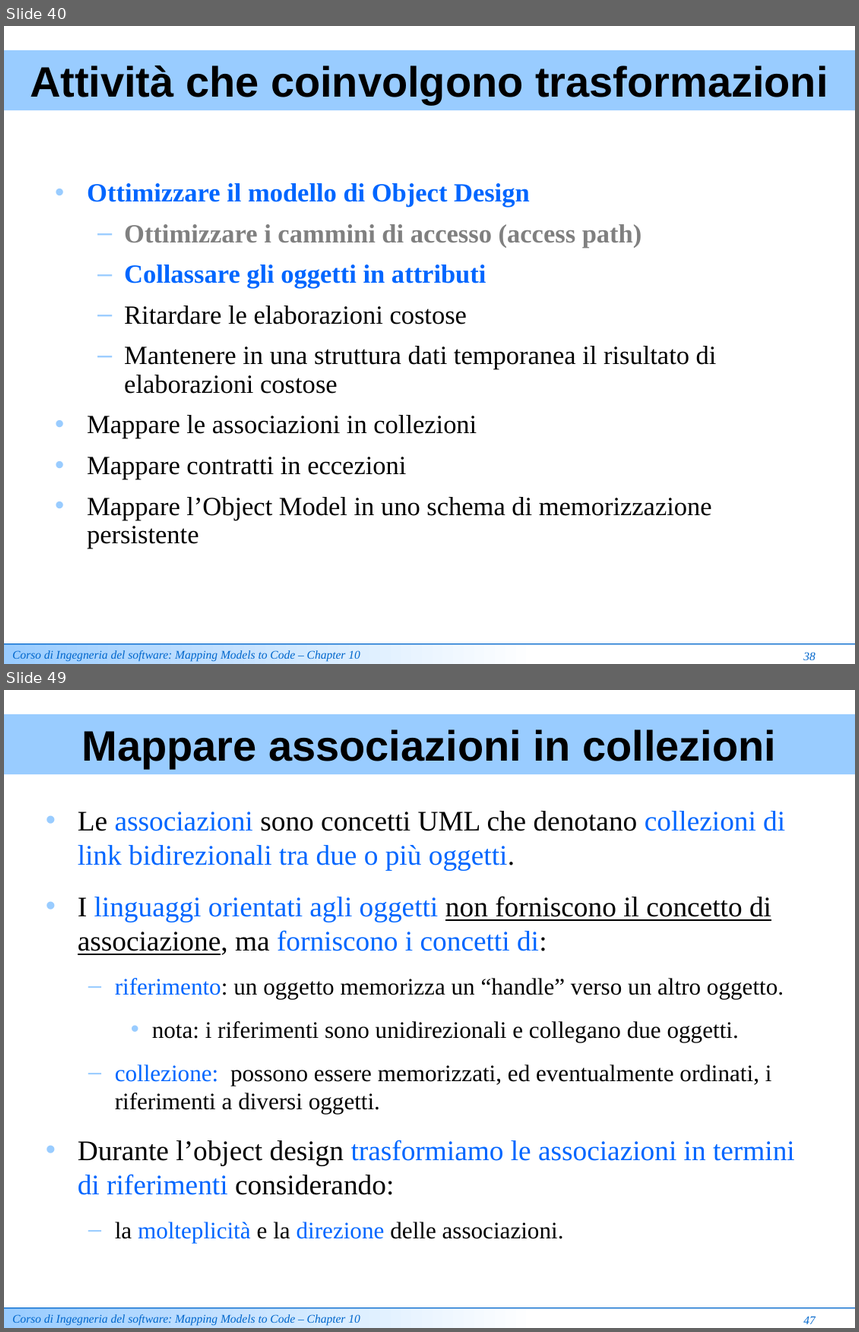
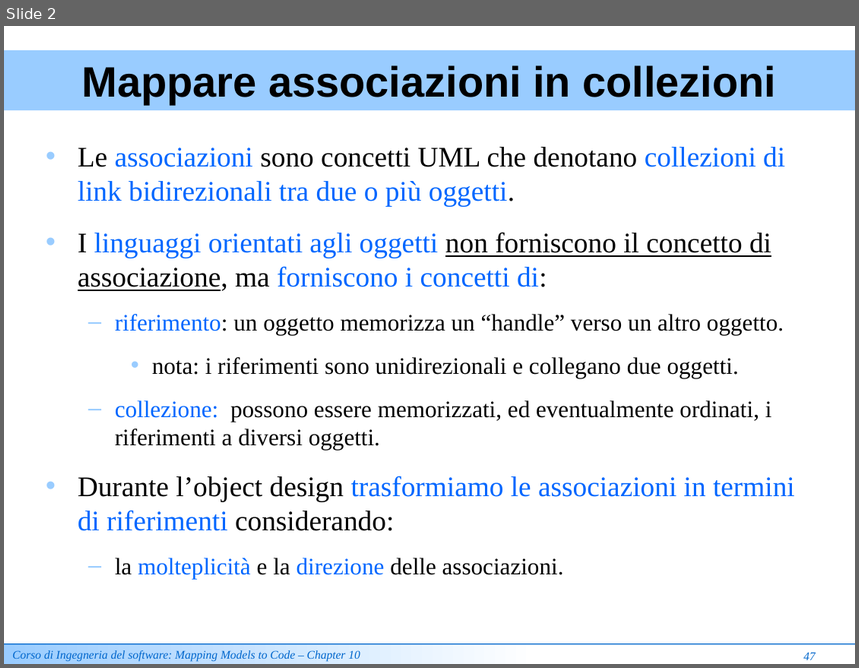
Before and after one commit to ammirate/at-silo, a slide deck: documenti_comuni/Lezione Mapping Models To Code [Review].ppt. Shown one above the other, each under a label of ours: slides 40 and 49 before the commit, slide 2 after it; the slides between them are not shown. The pictures are 859x1332 and 859x668 pixels, drawn with LibreOffice and Linux fonts; fonts in the diff are those of the drawing. Boxes give left, top, right and bottom in pixels: in the first picture for what was removed or moved away, otherwise in the second. Text is boxed around its words. In the diff, an @@ line names an element or a change of style, - is before the commit and + after.

```diff
--- a/documenti_comuni/Lezione Mapping Models To Code [Review].ppt
+++ b/documenti_comuni/Lezione Mapping Models To Code [Review].ppt
@@ slide 40 removed at box(4, 26, 855, 664), background #FFFFFF @@
@@ rectangle removed at box(4, 50, 855, 110) @@
-Attività che coinvolgono trasformazioni
@@ text removed at box(87, 183, 717, 549) @@
-• Ottimizzare il modello di Object Design
-  – Ottimizzare i cammini di accesso (access path)
-  – Collassare gli oggetti in attributi
-  – Ritardare le elaborazioni costose
-  – Mantenere in una struttura dati temporanea il risultato di elaborazioni costose
-• Mappare le associazioni in collezioni
-• Mappare contratti in eccezioni
-• Mappare l’Object Model in uno schema di memorizzazione persistente
@@ rectangle removed at box(4, 645, 537, 664) @@
-Corso di Ingegneria del software: Mapping Models to Code – Chapter 10
@@ line removed from (4, 645) to (855, 645) @@
@@ text removed at box(804, 652, 816, 661) @@
-38
@@ what was slide 49 is now slide 2 @@
```
Also in this commit, not shown: 4 slides changed, 50 other slides removed.
